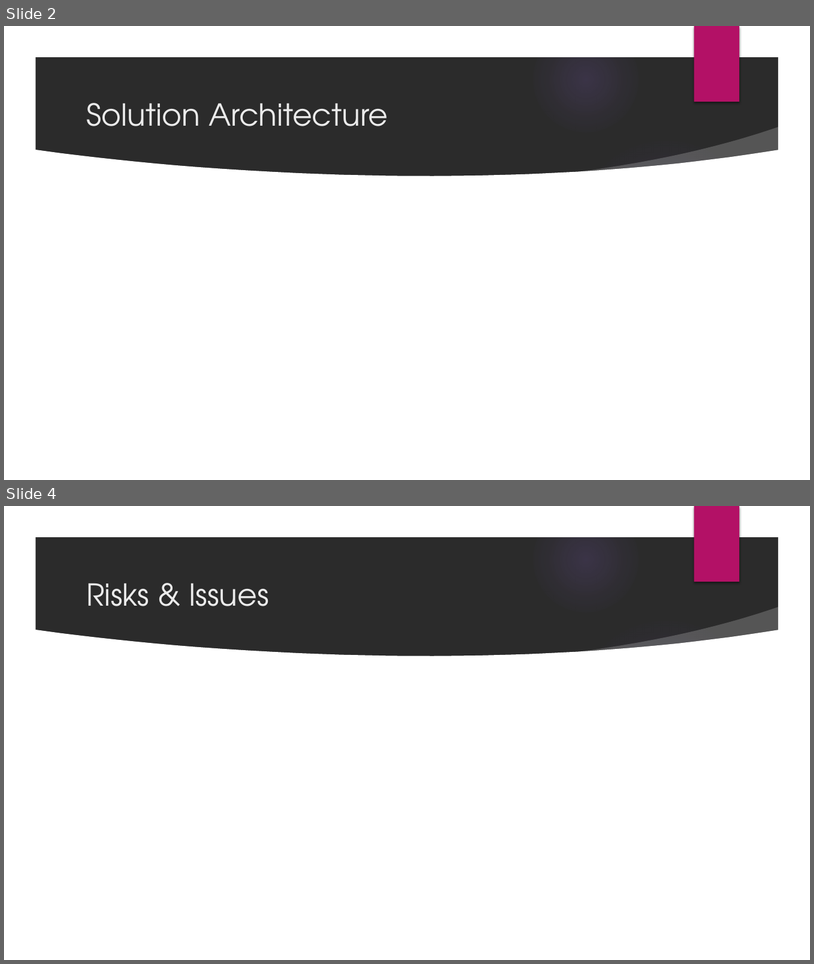
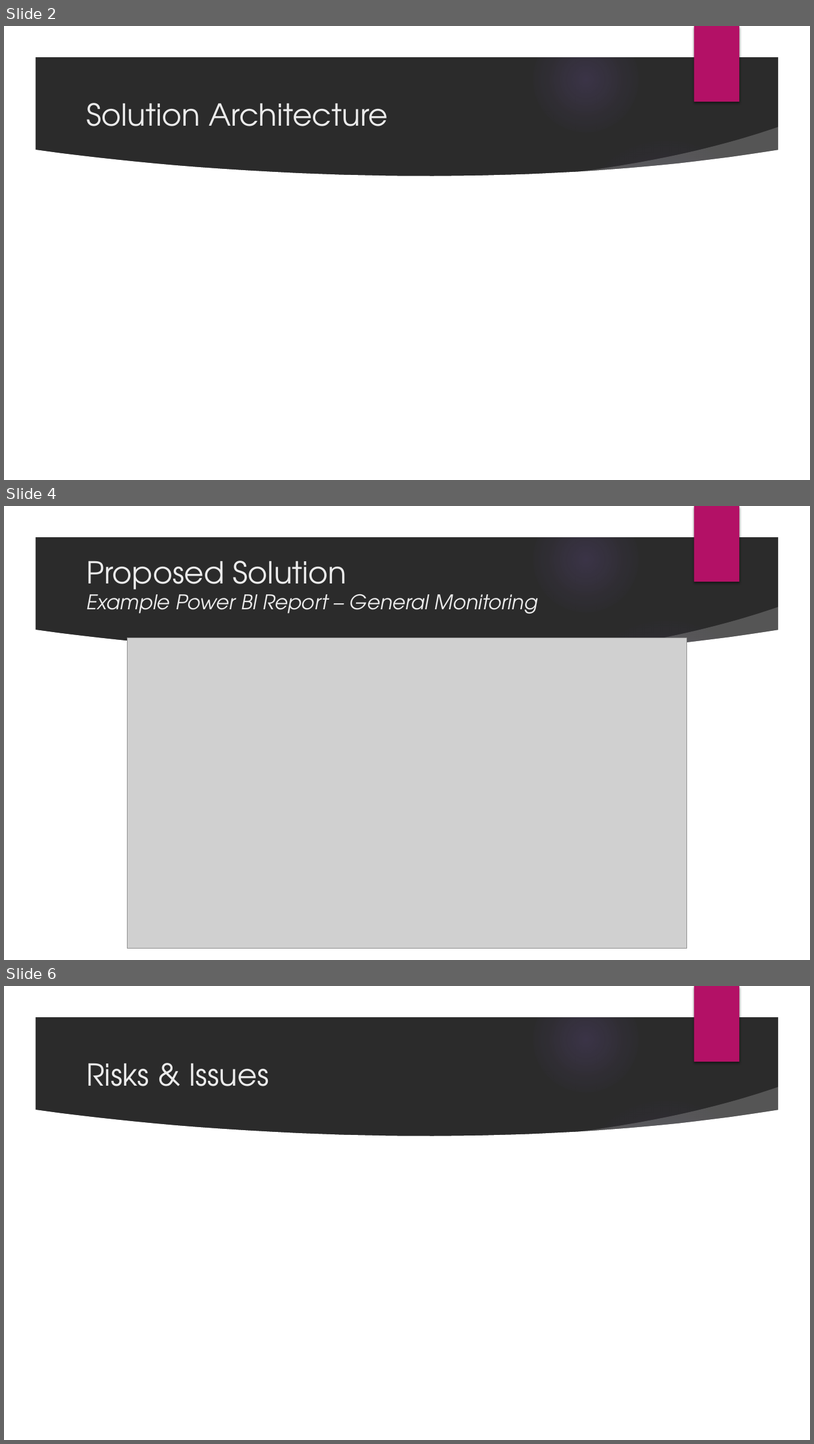
Before and after one commit to AM-SYFRS-DDAT/DE5M5, a slide deck: Presentation to Stakeholder/Library Data Solution.pptx. Shown one above the other, each under a label of ours: slides 2 and 4 before the commit, slides 2, 4 and 6 after it; the slides between them are not shown. The pictures are 814x964 and 814x1444 pixels, drawn with LibreOffice and Linux fonts; fonts in the diff are those of the drawing; grey boxes stand for pictures; background and template pictures are left out; a plain dark background stands for a picture behind light text. Boxes give left, top, right and bottom in pixels: in the first picture for what was removed or moved away, otherwise in the second. Text is boxed around its words. In the diff, an @@ line names an element or a change of style, - is before the commit and + after.

```diff
--- a/Presentation to Stakeholder/Library Data Solution.pptx
+++ b/Presentation to Stakeholder/Library Data Solution.pptx
@@ slide 4 added at box(4, 506, 810, 960), background picture (left out); not listed: 9 template elements that a slide beside it also shows @@
@@ text added at box(86, 561, 537, 613), 24 pt, text #EBEBEB, italic @@
+Proposed Solution
+Example Power BI Report – General Monitoring
@@ picture added at box(128, 637, 687, 948) @@
@@ what was slide 4 is now slide 6 @@
```
Also in this commit, not shown: 1 slide changed, 1 other slide added, 2 other files.
